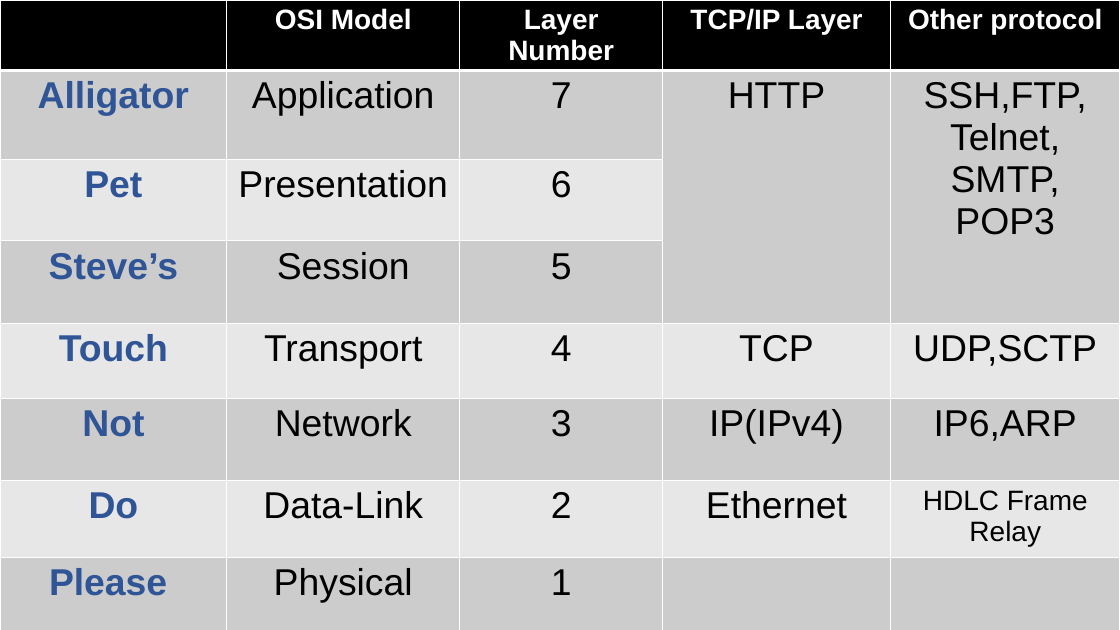
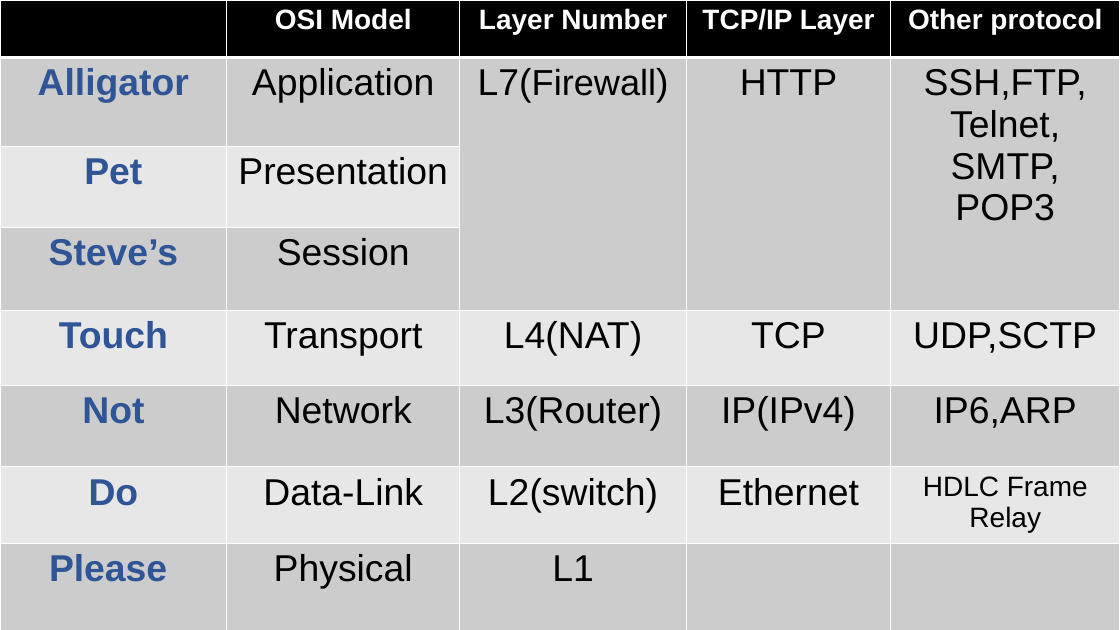
Before and after one commit to sujin0970/OSI_7Layer, a slide deck: slide 1 of OSI-and-TCP.pptx. Drawn at 1120x630 pixels with LibreOffice and Linux fonts; fonts in the diff are those of the drawing. Boxes give left, top, right and bottom in pixels: in the first picture for what was removed or moved away, otherwise in the second. Text is boxed around its words. In the diff, an @@ line names an element or a change of style, - is before the commit and + after.

```diff
--- a/OSI-and-TCP.pptx
+++ b/OSI-and-TCP.pptx
@@ table at bbox=[0, 0, 1120, 630] @@
-row 2, column 3: 7
+row 2, column 3: L7(Firewall)
-row 3, column 3: 6
+row 3, column 3: 
-row 4, column 3: 5
+row 4, column 3: 
-row 5, column 3: 4
+row 5, column 3: L4(NAT)
-row 6, column 3: 3
+row 6, column 3: L3(Router)
-row 7, column 3: 2
+row 7, column 3: L2(switch)
-row 8, column 3: 1
+row 8, column 3: L1
```
